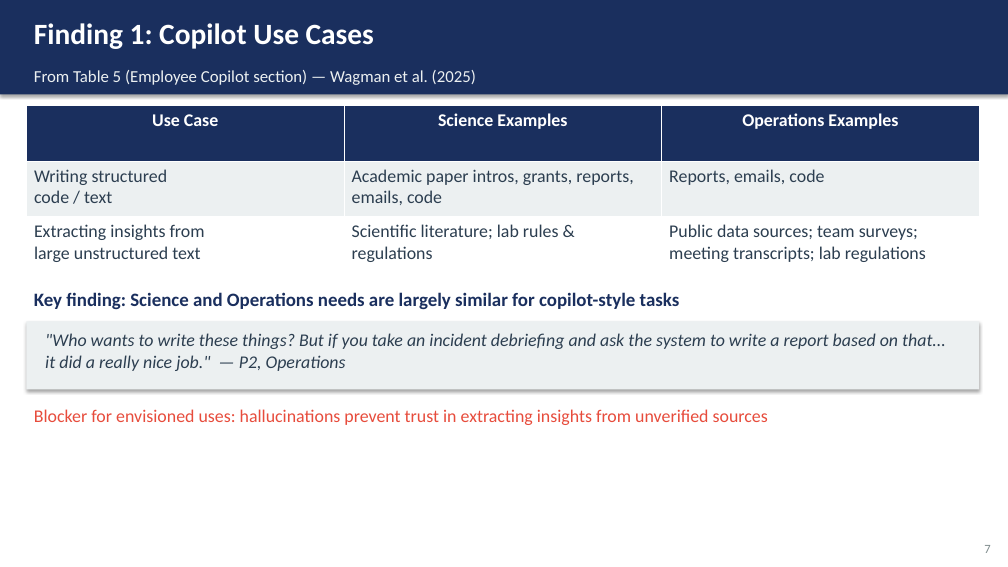
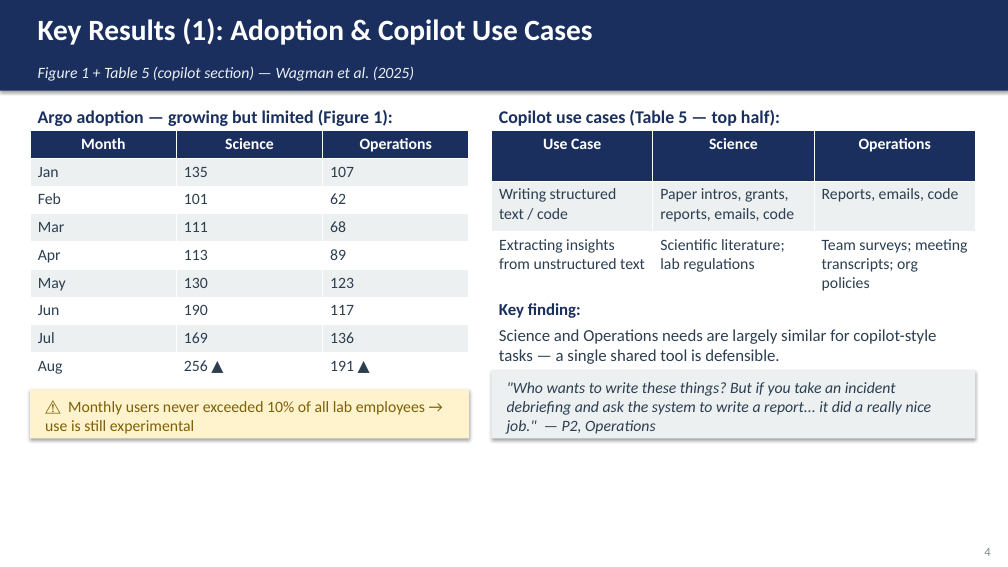
Before and after one commit to Elorm-K/Assignments, a slide deck: slide 4 of presentation_slides.pptx (slide 7 before the commit). Drawn at 1008x567 pixels with LibreOffice and Linux fonts; fonts in the diff are those of the drawing. Boxes give left, top, right and bottom in pixels: in the first picture for what was removed or moved away, otherwise in the second. Text is boxed around its words. In the diff, an @@ line names an element or a change of style, - is before the commit and + after.

```diff
--- a/presentation_slides.pptx
+++ b/presentation_slides.pptx
@@ rectangle: place and size @@
-rectangle at box(0, 0, 1008, 95)
+rectangle at box(0, 0, 1008, 91)
@@ text at box(38, 18, 592, 45): text changed @@
-Finding 1: Copilot Use Cases
+Key Results (1): Adoption & Copilot Use Cases
@@ text at box(38, 66, 414, 81): text changed; size 16 to 15 pt; italic on @@
-From Table 5 (Employee Copilot section) — Wagman et al. (2025)
+Figure 1 + Table 5 (copilot section) — Wagman et al. (2025)
@@ text added at box(38, 110, 393, 126), 17 pt, text #1A2F5E, bold @@
+Argo adoption — growing but limited (Figure 1):
@@ text added at box(499, 110, 780, 126), 17 pt, text #1A2F5E, bold @@
+Copilot use cases (Table 5 — top half):
@@ table added at box(30, 131, 468, 380), 9 rows, 3 columns @@
+Month | Science | Operations
+Jan | 135 | 107
+Feb | 101 | 62
+Mar | 111 | 68
+Apr | 113 | 89
+May | 130 | 123
+Jun | 190 | 117
+Jul | 169 | 136
+Aug | 256 ▲ | 191 ▲
@@ table at box(492, 131, 975, 295) @@
-row 1, column 2: Science Examples
+row 1, column 2: Science
-row 1, column 3: Operations Examples
+row 1, column 3: Operations
-row 2, column 1: Writing structured code / text
+row 2, column 1: Writing structured text / code
-row 2, column 2: Academic paper intros, grants, reports, emails, code
+row 2, column 2: Paper intros, grants, reports, emails, code
-row 3: Extracting insights from large unstructured text | Scientific literature; lab rules & regulations | Public data sources; team surveys; meeting transcripts; lab regulations
+row 3: Extracting insights from unstructured text | Scientific literature; lab regulations | Team surveys; meeting transcripts; org policies
@@ size 17 to 15 pt in "Use Case", "Reports, emails, code" @@
@@ table: place and size @@
-table at box(26, 106, 979, 272)
+table at box(492, 131, 975, 295)
@@ rectangle removed at box(26, 321, 979, 389) @@
@@ text at box(499, 329, 936, 364): text changed; size 18 to 16 pt; text colour #1A2F5E to #2C3E50; bold off @@
-Key finding: Science and Operations needs are largely similar for copilot-style tasks
+Science and Operations needs are largely similar for copilot-style tasks — a single shared tool is defensible.
@@ text added at box(499, 303, 581, 318), 16 pt, text #1A2F5E, bold @@
+Key finding:
@@ rectangle added at box(30, 389, 469, 439), fill #FFF3CD @@
@@ rectangle added at box(492, 371, 975, 439), fill #ECF0F1 @@
@@ text at box(507, 382, 932, 434): text changed; size 17 to 15 pt @@
-"Who wants to write these things? But if you take an incident debriefing and ask the system to write a report based on that... it did a really nice job." — P2, Operations
+"Who wants to write these things? But if you take an incident debriefing and ask the system to write a report... it did a really nice job." — P2, Operations
@@ text removed at box(34, 409, 768, 425) @@
-Blocker for envisioned uses: hallucinations prevent trust in extracting insights from unverified sources
@@ text added at box(45, 401, 425, 434), 15 pt, text #7D6008 @@
+⚠ Monthly users never exceeded 10% of all lab employees → use is still experimental
@@ text removed at box(984, 545, 990, 553) @@
-7
@@ text added at box(984, 548, 990, 556), 12 pt, text #7F8C8D @@
+4
```
Also in this commit, not shown: 5 other slides changed, 2 slides added, 7 slides removed, 1 other file.
